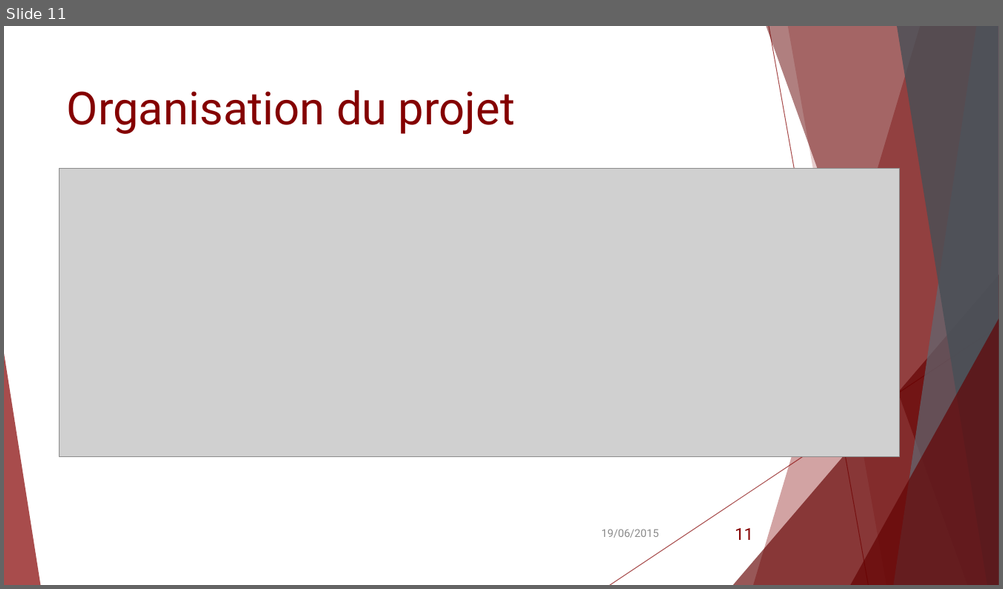
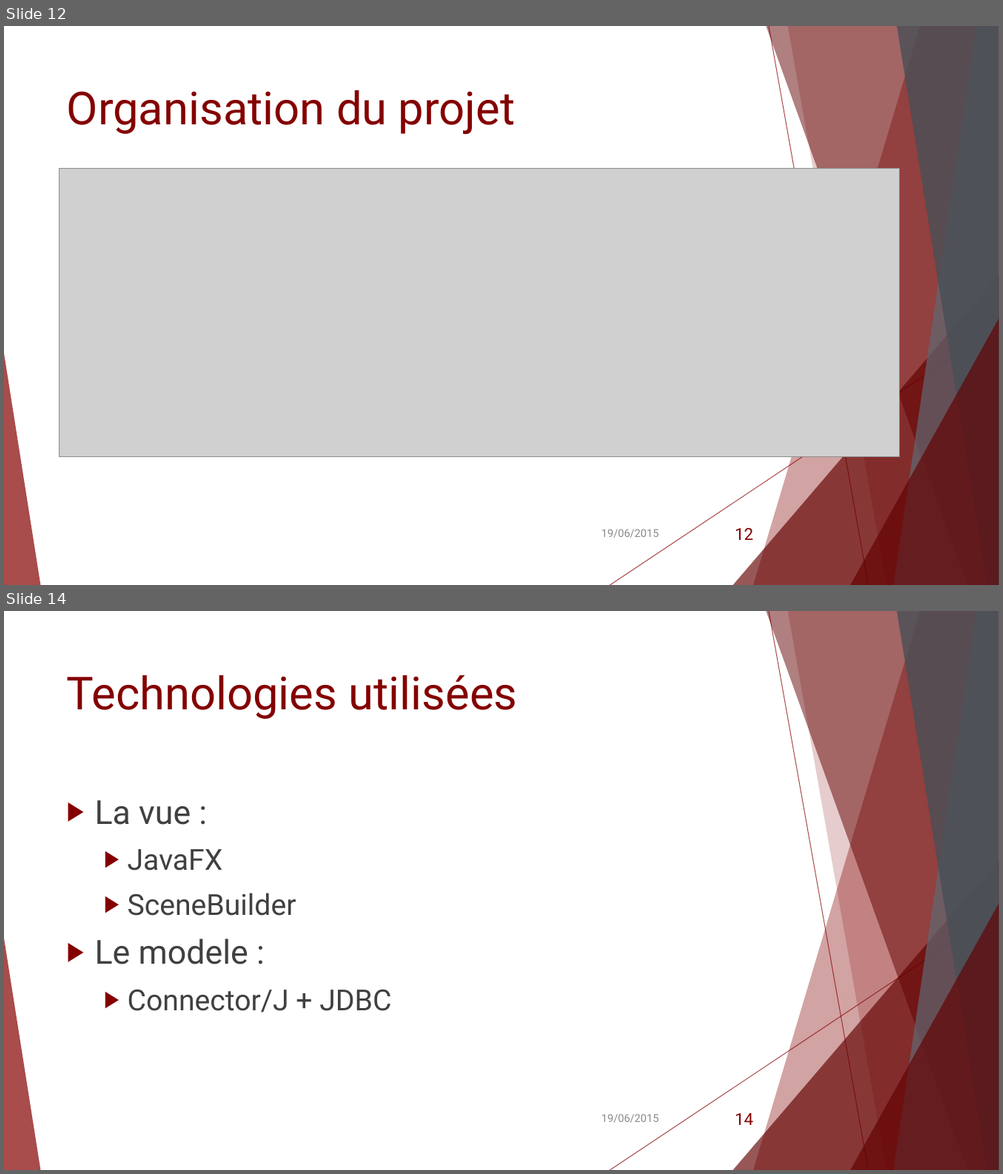
Before and after one commit to Tamaube/Projet-S4, a slide deck: Présentation.pptx. Shown one above the other, each under a label of ours: slide 11 before the commit, slides 12 and 14 after it; the slides between them are not shown. The pictures are 1003x589 and 1003x1174 pixels, drawn with LibreOffice and Linux fonts; fonts in the diff are those of the drawing; grey boxes stand for pictures. Boxes give left, top, right and bottom in pixels: in the first picture for what was removed or moved away, otherwise in the second. Text is boxed around its words. In the diff, an @@ line names an element or a change of style, - is before the commit and + after.

```diff
--- a/Présentation.pptx
+++ b/Présentation.pptx
@@ slide 14 added at (x1=4, y1=611, x2=999, y2=1170), background #FFFFFF; not listed: 10 template elements that a slide beside it also shows @@
@@ title added at (x1=67, y1=675, x2=518, y2=719), 44 pt, text #840000 @@
+Technologies utilisées
@@ text added at (x1=95, y1=800, x2=391, y2=1013), 28 pt, text #404040 @@
+▶ La vue :
+  ▶ JavaFX
+  ▶ SceneBuilder
+▶ Le modele :
+  ▶ Connector/J + JDBC
@@ text added at (x1=601, y1=1114, x2=659, y2=1123), 10.5 pt, text #8C8C8C @@
+19/06/2015
@@ page number added at (x1=734, y1=1113, x2=753, y2=1125), 16 pt, text #840000 @@
+14
@@ what was slide 11 is now slide 12 @@
@@ page number at (x1=734, y1=528, x2=753, y2=540): text changed @@
-11
+12
```
Also in this commit, not shown: 2 slides changed, 2 other slides added, 2 other files.
